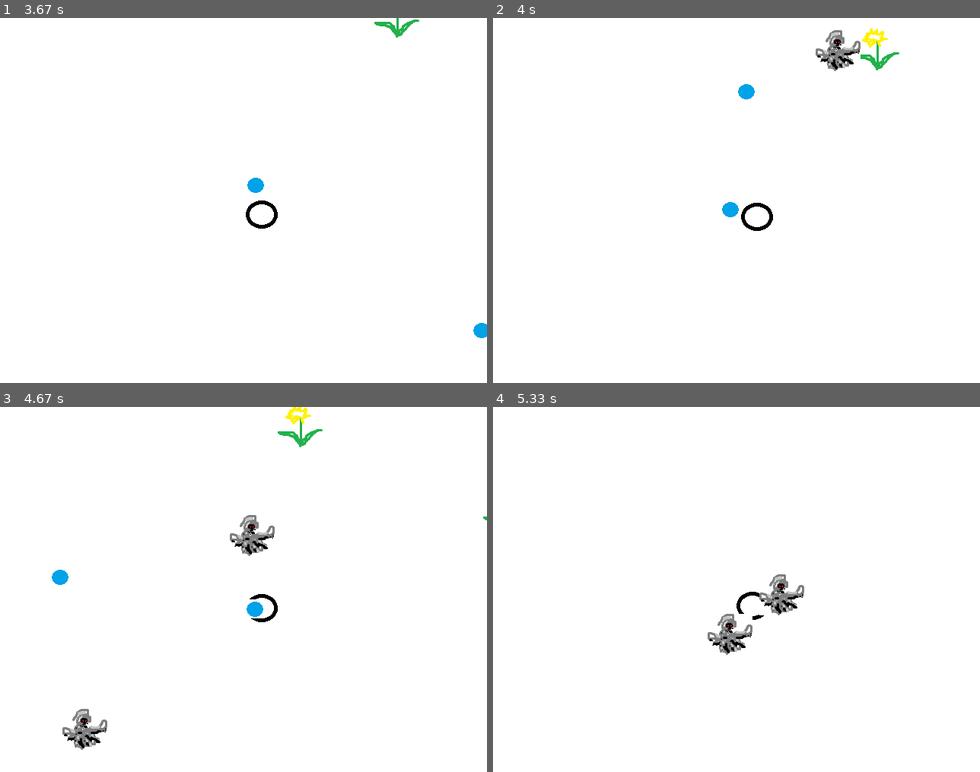
Above: before the commit, frames 1-4 (two rows, left to right).
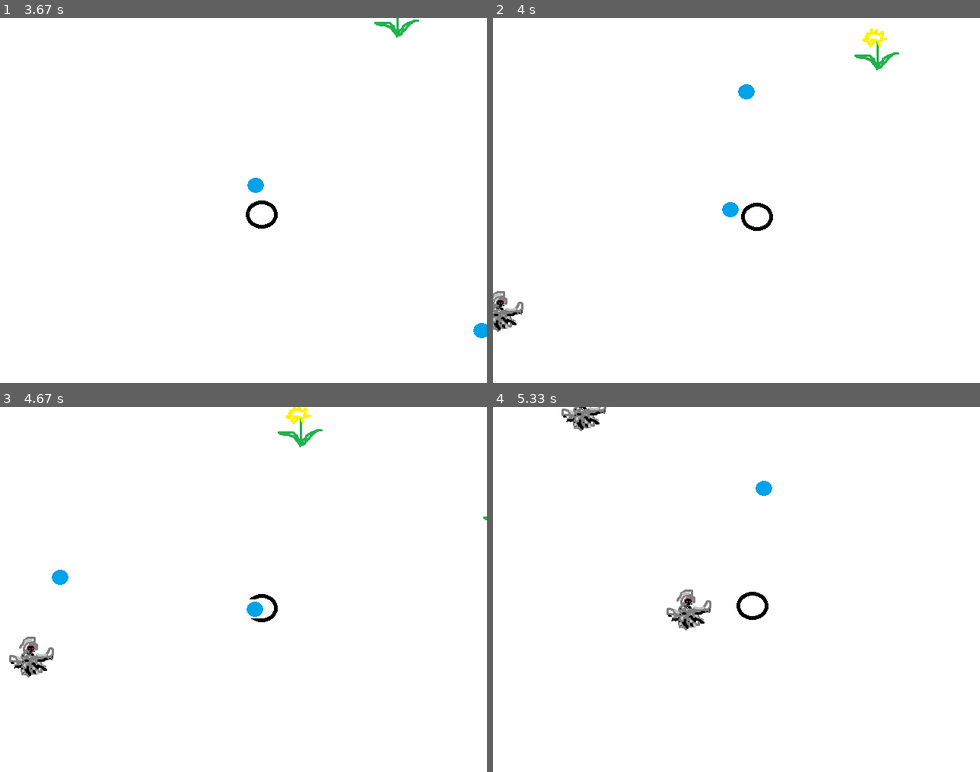
Above: after the commit, the same moments.

Repository: introprogramming/exercises
Game: pygame game, started from exercises/survival/survival.py
Same seed, same stepped clock (60 frames per second), same inputs: the game is played once before the commit and once after it. The source is Python 2; it was converted automatically to run under Python 3.
Inputs (mouse positions are in pixels of both pictures, inside the frame that each line leads up to):
- Up to frame 1 (3.67 s): hold Space 0.33-0.8 s; hold Right 0.33-0.8 s; hold Right 0.83-1.3 s; move the mouse to (224, 215) at 0.87 s; hold Up 1.33-1.63 s; tap Space at 1.4, 1.73, 2.03, 2.23, 2.53, 2.8, 3.13, 3.43, 3.57 s; hold Right 1.67-2.13 s; move the mouse to (126, 204) at 1.7 s; hold Left 2.17-2.7 s; move the mouse to (92, 145) at 2.2 s; hold Down 2.73-3.03 s; move the mouse to (316, 72) at 2.77 s; hold Left 3.07-3.47 s; move the mouse to (301, 233) at 3.1 s; hold Up from 3.5 s (still down); move the mouse to (253, 76) at 3.53 s
- Up to frame 2 (4 s): release Up at 3.87 s; hold Right from 3.9 s (still down); move the mouse to (561, 189) at 3.93 s; tap Space at 3.97 s
- Up to frame 3 (4.67 s): tap Space at 4.27, 4.63 s; release Right at 4.53 s; hold Down from 4.57 s (still down); move the mouse to (248, 629) at 4.6 s
- Up to frame 4 (5.33 s): release Down at 4.93 s; hold Left from 4.97 s (still down); move the mouse to (721, 527) at 5 s; tap Space at 5.03 s

Frame 1 is identical in both runs. In frame 2, 0.9% of the frame differs, in the area x 0-76%, y 3-87%; in frame 3, 1.6%; in frame 4, 2.1%, in the area x 14-64%, y 0-68%.

Commit message:
Added documentation

Diff:
--- a/exercises/survival/game_object.py
+++ b/exercises/survival/game_object.py
@@ -5,15 +5,20 @@
 resource_path = main_dir+os.path.sep+"resources"+os.path.sep
 
 def norm(x, y):
+    """Calculates norm of vector (x, y)."""
     return math.sqrt(x**2 + y**2)
 
 def vector_to(speed, from_x, from_y, target_x, target_y):
+    """Creates a vector of length `speed` in wanted direction."""
     x = target_x - from_x
     y = target_y - from_y
 
     return (x*speed/norm(x,y), y*speed/norm(x,y))
 
 class Board:
+    """The game world.
+
+    The camera corner is at the offset: `self.screen_x`"""
     def __init__(self, win_width, win_height):
         self.win_width = win_width
         self.win_height = win_height
@@ -26,14 +31,19 @@
         self.limit_y = win_height/2
 
     def graph_position_of(self, board_x, board_y):
+        """Pixel position of this board coordinate"""
         x = board_x - self.screen_x
         y = board_y - self.screen_y
         return (x, y)
 
+    def board_position_of(self, graph_x, graph_y):
+        """Board coordinate of this pixel position"""
+        return (self.screen_x + graph_x, self.screen_y + graph_y)
+
     def set_screen_position(self, board_x, board_y):
+        """Adjusts camera to center on `(board_x, board_y)`"""
         self.screen_x = board_x - self.win_width/2
         self.screen_y = board_y - self.win_height/2
-        #TODO fix
         if self.screen_x < 0:
             self.screen_x = 0
         elif self.screen_x + self.win_width > self.width:
@@ -44,10 +54,8 @@
         elif self.screen_y + self.win_height > self.height:
             self.screen_y = self.height - self.win_height
 
-    def board_position_of(self, graph_x, graph_y):
-        return (self.screen_x + graph_x, self.screen_y + graph_y)
-
 class GameOverScreen(pygame.sprite.Sprite):
+    """Game over text sprite."""
 
     def __init__(self):
         pygame.sprite.Sprite.__init__(self)
@@ -55,6 +63,7 @@
         self.rect = self.image.get_rect()
 
 class GraphObject(pygame.sprite.Sprite):
+    """Abstract class for any sprite object"""
 
     def __init__(self, image, board):
         pygame.sprite.Sprite.__init__(self)
@@ -68,14 +77,12 @@
         (self.rect.x, self.rect.y) = self.board.graph_position_of(self.board_x, self.board_y)
 
     def set_board_position(self, board_p):
+        """Moves the sprite to this position"""
         (self.board_x, self.board_y) = board_p
         self.update(0)
 
-    #def set_screen_position(self, x, y):
-    #    self.rect.x = x
-    #    self.rect.y = y
-
     def check(self):
+        """Makes sure the object cannot wander off outside the board."""
         if self.board_x < 0:
             self.board_x = 0
         elif self.board_x + self.rect.width > self.board.width:
@@ -87,32 +94,38 @@
             self.board_y = self.board.height - self.rect.height
 
     def update(self, time):
+        """Move and update board and graphical position."""
         self.board_x = (time*self.vx + self.board_x)
         self.board_y = (time*self.vy + self.board_y)
         self.check()
         (self.rect.x, self.rect.y) = self.board.graph_position_of(self.board_x, self.board_y)
 
 class Background(GraphObject):
+    """Background flower. Could be extended to also have grass, etc."""
     image = pygame.image.load(resource_path+"background1.png")
 
     def __init__(self, board):
         GraphObject.__init__(self, SillyMonster.image.convert(), board)
 
 class AbstractMonster(GraphObject):
+    """Abstract class for monsters. Contains common elements such as hitpoints and attack."""
     def __init__(self, image, board, max_hp, speed):
         GraphObject.__init__(self, image.convert(), board)
         self.hp = max_hp
         self.attack_wait = 3
 
     def take_damage(self, hp):
+        """Take damage. Return True if died."""
         self.hp = self.hp - hp
         return self.hp <= 0
 
     def update(self, time):
+        """Update attack cooldown"""
         GraphObject.update(self, time)
         self.attack_wait = self.attack_wait - time
 
     def attack(self):
+        """Check attack cooldown, returns damage dealt."""
         if self.attack_wait <= 0:
             self.attack_wait = 2
             print "Ouch!"
@@ -121,6 +134,7 @@
             return 0
 
 class CreepyMonster(AbstractMonster):
+    """A really creepy monster that follows the player around. Looks creepy too."""
 
     image = pygame.image.load(resource_path+"monster2.png")
     speed = 220
@@ -130,10 +144,12 @@
         self.target = target
 
     def update(self, time):
+        """Adjust heading to follow the target object."""
         AbstractMonster.update(self, time)
         (self.vx, self.vy) = vector_to(CreepyMonster.speed, self.board_x, self.board_y, self.target.board_x, self.target.board_y)
 
 class SillyMonster(AbstractMonster):
+    """Silly monster that ignores any other objects. Switches direction at random."""
 
     image = pygame.image.load(resource_path+"monster1.png")
     speed = 150
@@ -144,6 +160,7 @@
         self.random_decision()
 
     def update(self, time):
+        """Update switch direction timer."""
         AbstractMonster.update(self, time)
         self.countdown = self.countdown - time
         if self.countdown < 0:
@@ -151,9 +168,11 @@
             self.countdown = random.uniform(5,7)
 
     def random_decision(self):
+        """Change walking direction"""
         (self.vx, self.vy) = vector_to(SillyMonster.speed, 0, 0, random.uniform(-1,1), random.uniform(-1,1))
 
 class Character(GraphObject):
+    """Class of the player"""
 
     image = pygame.image.load(resource_path+"character.png")
     speed = 200
@@ -165,6 +184,9 @@
         self.hp = 3
 
     def stop(self, xdir, ydir):
+        """Stop moving in specified directions. Is called on arrow key release.
+
+        `xdir` can take values (-1, 0, 1)."""
         if self.horizontal_dir == xdir:
             self.horizontal_dir = 0
 
@@ -174,6 +196,7 @@
         self.fix_speed()
 
     def move(self, xdir, ydir):
+        """Move in specified directions. Is called on arrow key press."""
         if xdir != 0:
             self.horizontal_dir = xdir
 
@@ -183,6 +206,7 @@
         self.fix_speed()
 
     def fix_speed(self):
+        """Adjust speed according to input from arrow keys."""
         if self.horizontal_dir == 0 and self.vertical_dir == 0:
             self.vx = 0
             self.vy = 0
@@ -190,10 +214,12 @@
             (self.vx, self.vy) = vector_to(Character.speed, 0, 0, self.horizontal_dir, self.vertical_dir)
 
     def take_damage(self, damage):
+        """Was hit by a monster. Take some damage. Returns True if died."""
         self.hp = self.hp - damage
         return self.hp <= 0
 
 class Projectile(GraphObject):
+    """Projectile class."""
     image = pygame.image.load(resource_path+"projectile.png")
     speed = 500
     max_time = 2
@@ -201,13 +227,15 @@
     def __init__(self, board):
         GraphObject.__init__(self, Character.image.convert(), board)
         self.time_travelled = 0
+        self.terminated = False
 
     def set_target(self, target_x, target_y):
+        """Sets target. Will not change direction afterwards."""
         (self.vx, self.vy) = vector_to(Projectile.speed, self.rect.x, self.rect.y, target_x, target_y)
 
     def update(self, time):
+        """Should self-terminate after some time has passed."""
         GraphObject.update(self, time)
         self.time_travelled = self.time_travelled + time
         if self.time_travelled > Projectile.max_time:
-            #TODO
-            pass
+            self.terminated = True
--- a/exercises/survival/survival.py
+++ b/exercises/survival/survival.py
@@ -32,7 +32,7 @@
 sprites = pygame.sprite.Group()
 monsters = pygame.sprite.Group()
 player_projectiles = pygame.sprite.Group()
-monster_projectiles = pygame.sprite.Group()
+#monster_projectiles = pygame.sprite.Group()
 
 def draw():
     """Clears and draws objects to the screen"""
@@ -45,6 +45,7 @@
     pygame.display.flip()
 
 def shoot():
+    """Player shoots a projectile."""
     global main_char
     global board
     global sprites
@@ -111,6 +112,9 @@
         s.update(time)
 
 def populate(constructor):
+    """Function for creating a new sprite object.
+
+    constructor is the constructor of the object that only accepts one parameter: `board`"""
     global sprites
     global board
 
@@ -122,15 +126,18 @@
     return m
 
 def spawn_creepy():
+    """Spawn a creepy monster"""
     global main_char
     m = populate(lambda(b): game_object.CreepyMonster(b, main_char))
     monsters.add(m)
 
 def spawn_silly():
+    """Spawn a silly monster"""
     m = populate(game_object.SillyMonster)
     monsters.add(m)
 
 def spawn_random_monster():
+    """Spawn a silly monster"""
     c = random.randint(1,100)
     if c<60:
         spawn_silly()
@@ -140,9 +147,11 @@
         pass
 
 def create_flower():
+    """Spawn a background flower"""
     m = populate(game_object.Background)
 
 def game_over():
+    """Game over function: stops the game and updates flag."""
     global running
     global end_screen
     print "GAME OVER!"
@@ -151,10 +160,12 @@
     end_screen = True
 
 def collisions():
+    """Resolve all collisions, such as projectile hits."""
     global monsters
     global player_projectiles
     global sprites
 
+    #Monster hit by player's projectiles
     for monster in pygame.sprite.groupcollide(monsters, player_projectiles, 0, 1):
         if monster.take_damage(1):
             monsters.remove(monster)
@@ -162,13 +173,31 @@
             spawn_random_monster()
             spawn_random_monster()
 
+    #Player attacked by monster
     for monster in pygame.sprite.spritecollide(main_char, monsters, 0):
         if main_char.take_damage(monster.attack()):
             game_over()
             return
 
+def remove_terminated_projectiles():
+    """Remove projectiles that have been travelling for too long."""
+    global sprites
+    global player_projectiles
+    for p in player_projectiles:
+        if p.terminated:
+            sprites.remove(p)
+            player_projectiles.remove(p)
+
+def init():
+    """Creates an initial state."""
+    spawn_silly()
+    spawn_silly()
+    spawn_creepy()
+    for r in range(8):
+        create_flower()
+
 def main():
-
+    """Main function: handles loop and puts everthing together."""
     # Start the game
     global running
     global end_screen
@@ -183,15 +212,8 @@
     global HEIGHT
     sprites.add(main_char)
     main_char.set_board_position( board.board_position_of( WIDTH/2, HEIGHT/2) )
-    spawn_silly()
-    spawn_silly()
-    spawn_creepy()
-    create_flower()
-    create_flower()
-    create_flower()
-    create_flower()
-    create_flower()
-    create_flower()
+
+    init()
 
     ###############
     ## Game loop
@@ -200,6 +222,7 @@
         handle_input()
         update()
         collisions()
+        remove_terminated_projectiles()
 
         # Draw to the screen
         draw()
@@ -209,6 +232,7 @@
         ticks += 1
         clock.tick(UPDATES_PER_SEC)
 
+    # Game over
     if end_screen:
         g = game_object.GameOverScreen()
         g.rect.x = (WIDTH - g.rect.width)/2
@@ -228,5 +252,5 @@
 
     pygame.quit()
 
-
+# Run
 main()
